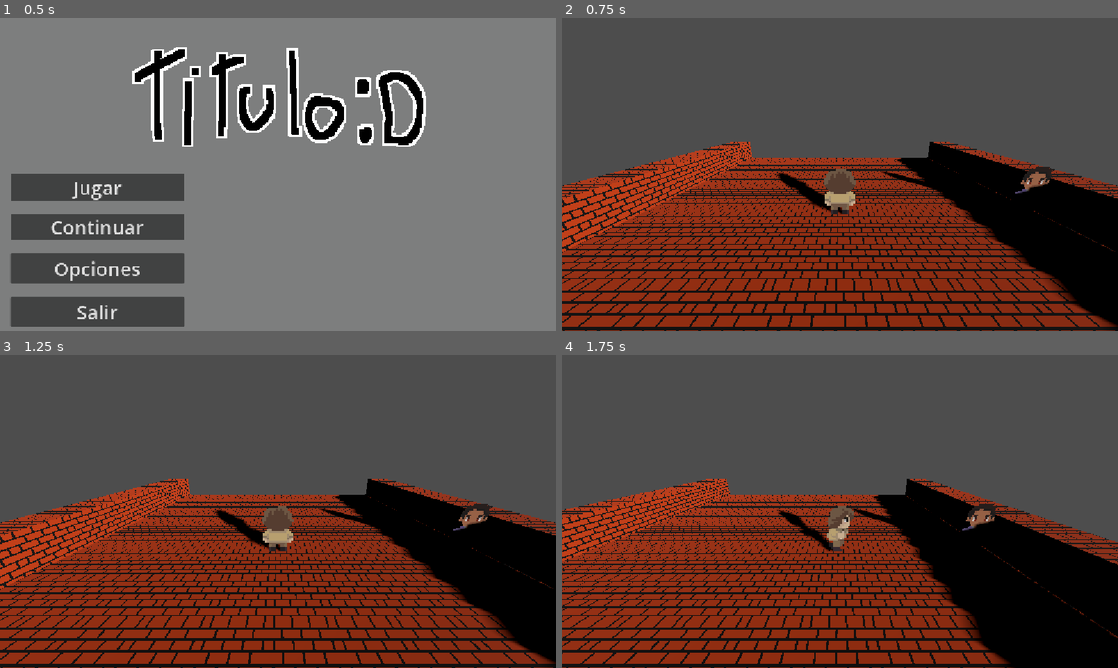
Above: before the commit, frames 1-4 (two rows, left to right).
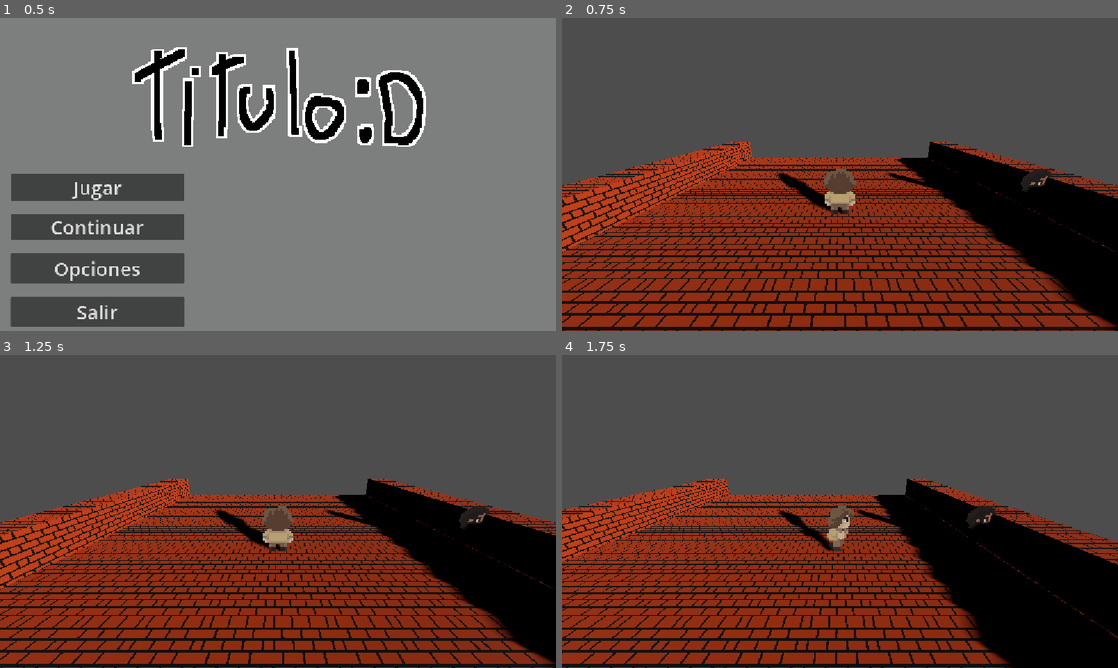
Above: after the commit, the same moments.

Repository: migsblade-rgb/DEMO
Game: Godot game, scene res://scenes/ui/inicio.tscn
The game is run twice, just before and just after one commit, with the same random seed, the same clock (stepped at 60 frames per second) and the same inputs.
Inputs (mouse positions are in pixels of both pictures, inside the frame that each line leads up to):
- Up to frame 1 (0.5 s): no input
- Up to frame 2 (0.75 s): click "Jugar" at 0.5 s
- Up to frame 3 (1.25 s): no input
- Up to frame 4 (1.75 s): tap Enter (ui_accept) at 1.25, 1.52 s; move the mouse to (962, 495) at 1.27 s; hold D (derecha) from 1.28 s (still down); tap Delete at 1.35 s; click (962, 495) at 1.42 s

Frame 1 is identical in both runs. In frame 2, 0.2% of the frame differs, in the area x 57-89%, y 47-62%; in frame 3, 0.2%; in frame 4, 0.2%, in the area x 52-78%, y 47-62%.

Commit message:
cambio pequeño

Diff:
--- a/scenes/npcs/npc_idle_0.tscn
+++ b/scenes/npcs/npc_idle_0.tscn
@@ -69,7 +69,7 @@
 "texture": SubResource("AtlasTexture_4kko3")
 }],
 "loop": 1,
-"name": &"sam_idle",
+"name": &"mat_idle",
 "speed": 2.0
 }, {
 "frames": [{
@@ -86,7 +86,7 @@
 "texture": SubResource("AtlasTexture_57xne")
 }],
 "loop": 1,
-"name": &"sam_idle_back",
+"name": &"mat_idle_back",
 "speed": 2.0
 }, {
 "frames": [{
@@ -103,7 +103,7 @@
 "texture": SubResource("AtlasTexture_uihhx")
 }],
 "loop": 1,
-"name": &"sam_idle_side",
+"name": &"mat_idle_side",
 "speed": 2.0
 }]
 
@@ -120,4 +120,4 @@
 alpha_cut = 1
 texture_filter = 0
 sprite_frames = SubResource("SpriteFrames_ldsx8")
-animation = &"sam_idle"
+animation = &"mat_idle_side"
